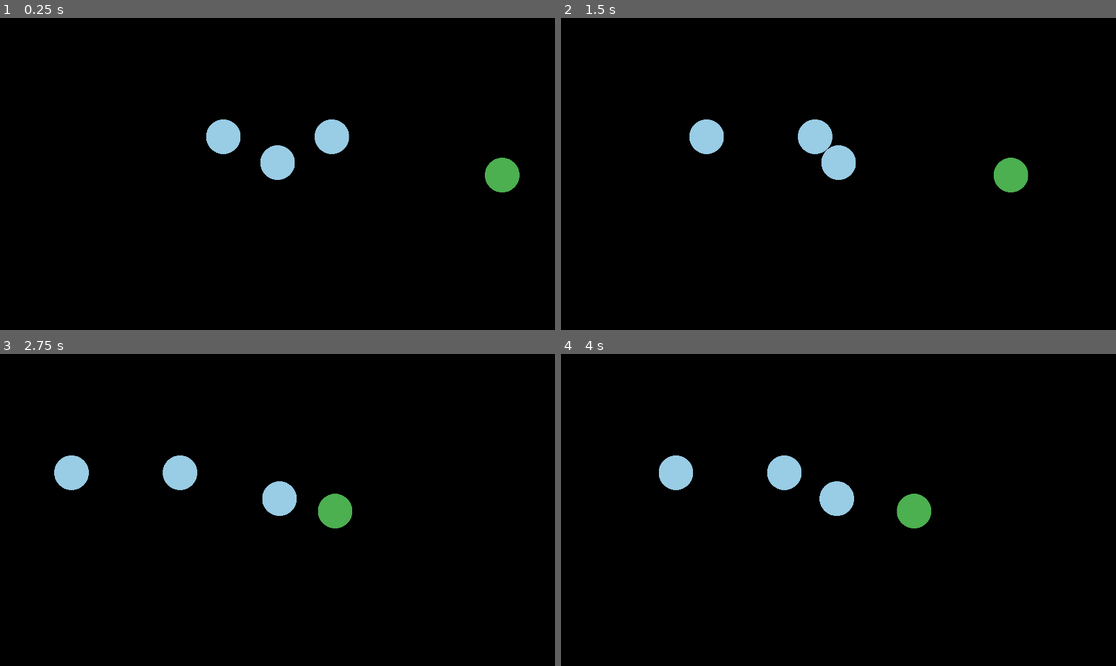
Above: before the commit, frames 1-4 (two rows, left to right).
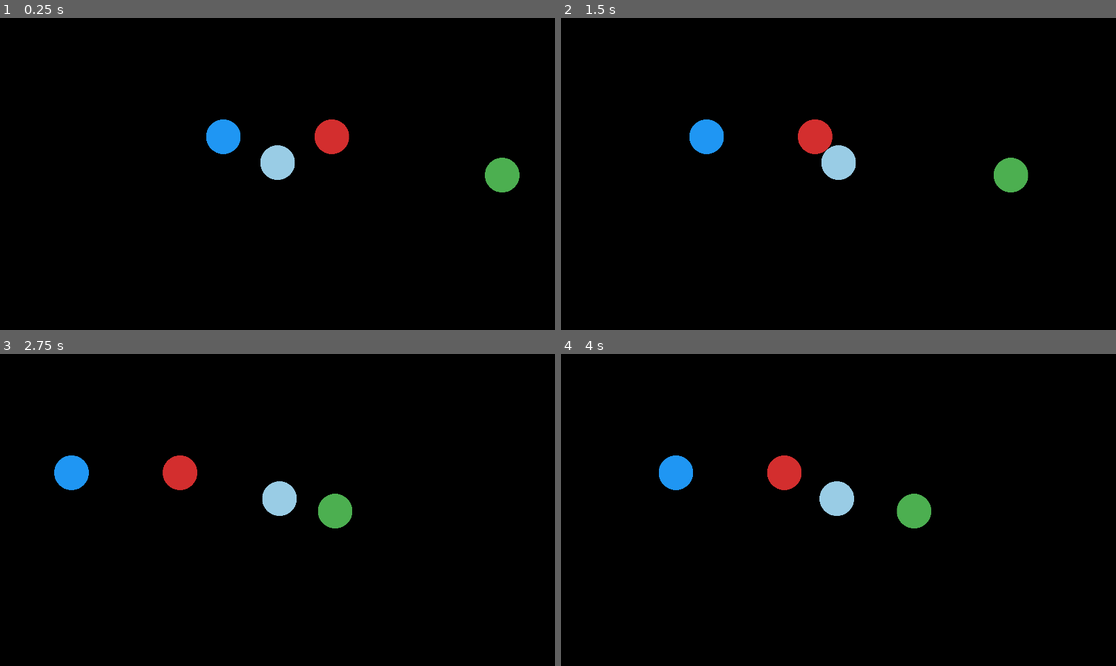
Above: after the commit, the same moments.

Repository: unfrgivn/wilds-of-cloverhollow
Game: Godot game, scene res://game/bootstrap/Main.tscn
The game is run twice, just before and just after one commit, with the same random seed, the same clock (stepped at 60 frames per second) and the same inputs.
Inputs (mouse positions are in pixels of both pictures, inside the frame that each line leads up to):
- Up to frame 1 (0.25 s): no input
- Up to frame 2 (1.5 s): tap Enter at 0.5 s; move the mouse to (960, 158) at 0.52 s; hold D (move_right) 0.53-1.25 s; hold E (interact) 0.53-1.25 s; click (960, 158) at 0.67 s; drag from (727, 189) to (810, 236) at 1.27 s
- Up to frame 3 (2.75 s): move the mouse to (333, 441) at 2.02 s; hold D (move_right) from 2.03 s (still down); hold E (interact) from 2.03 s (still down)
- Up to frame 4 (4 s): release D (move_right) at 2.75 s; release E (interact) at 2.75 s; drag from (810, 572) to (672, 463) at 2.77 s; move the mouse to (1005, 556) at 3.52 s; hold A (move_left) from 3.53 s (still down); hold E (interact) from 3.53 s (still down)

The runs differ from the first frame. In frame 1, 1.1% of the frame differs, in the area x 37-63%, y 32-44%; in frame 2, 1.1%; in frame 3, 1.1%, in the area x 9-36%, y 32-44%; in frame 4, 1.1%.

Commit message:
Milestone 20: character sprite pipeline v1

Diff:
--- /dev/null
+++ b/art/recipes/characters/npc_kid.json
@@ -0,0 +1,8 @@
+{
+  "id": "npc_kid",
+  "type": "character",
+  "category": "character",
+  "parts": [
+    { "type": "sphere", "radius": 0.5, "pos": [0, 0.5, 0], "scale": [0.75, 1.2, 0.75], "color": "water_blue" }
+  ]
+}
--- /dev/null
+++ b/art/recipes/characters/npc_mayor.json
@@ -0,0 +1,8 @@
+{
+  "id": "npc_mayor",
+  "type": "character",
+  "category": "character",
+  "parts": [
+    { "type": "sphere", "radius": 0.5, "pos": [0, 0.5, 0], "scale": [1.05, 1.7, 1.05], "color": "roof_red" }
+  ]
+}
--- a/game/scenes/areas/cloverhollow/Area_Cloverhollow_Town.tscn
+++ b/game/scenes/areas/cloverhollow/Area_Cloverhollow_Town.tscn
@@ -100,12 +100,14 @@
 quest_id = "lantern_note"
 speaker_name = "Mayor"
 intro_text = "Welcome to Cloverhollow!"
+sprite_id = "npc_mayor"
 
 [node name="NPC_Kid" parent="." instance=ExtResource("4_npc")]
 transform = Transform3D(1, 0, 0, 0, 1, 0, 0, 0, 1, -2, 0, -2)
 quest_id = "lantern_note"
 speaker_name = "Kid"
 intro_text = "Have you seen the lantern?"
+sprite_id = "npc_kid"
 
 [node name="TownSign" parent="." instance=ExtResource("5_sign")]
 transform = Transform3D(1, 0, 0, 0, 1, 0, 0, 0, 1, 3, 0, 3)
--- a/game/scripts/interactions/quest_npc_interactable.gd
+++ b/game/scripts/interactions/quest_npc_interactable.gd
@@ -1,10 +1,11 @@
 class_name QuestNPCInteractable
 extends Interactable
 
-const SPRITE_DIR := "res://game/assets/sprites/characters/npc_citizen"
-const SPRITE_ID := "npc_citizen"
+const DEFAULT_SPRITE_DIR := "res://game/assets/sprites/characters"
 const SPRITE_LOADER := preload("res://game/scripts/exploration/sprite_frames_loader.gd")
 
+@export var sprite_id: String = "npc_citizen"
+@export var sprite_dir: String = DEFAULT_SPRITE_DIR
 @export var quest_id: String = ""
 @export var speaker_name: String = "Villager"
 @export_multiline var intro_text: String = "Hey there!"
@@ -31,7 +32,13 @@
 func _load_sprite_frames() -> void:
 	if animated_sprite == null:
 		return
-	var frames = SPRITE_LOADER.build_frames(SPRITE_DIR, SPRITE_ID)
+	if sprite_id.is_empty():
+		return
+	var resolved_dir = sprite_dir
+	if resolved_dir.is_empty():
+		resolved_dir = DEFAULT_SPRITE_DIR
+	var sprite_path = "%s/%s" % [resolved_dir, sprite_id]
+	var frames = SPRITE_LOADER.build_frames(sprite_path, sprite_id)
 	if frames == null:
 		return
 	animated_sprite.sprite_frames = frames
--- /dev/null
+++ b/tests/scenarios/character_sprite_smoke.json
@@ -0,0 +1,15 @@
+{
+  "id": "character_sprite_smoke",
+  "start_scene": "res://game/scenes/areas/cloverhollow/Area_Cloverhollow_Town.tscn",
+  "seed": 2026,
+  "quit_after_frames": 600,
+  "actions": [
+    {"type": "wait_frames", "frames": 10},
+    {"type": "move_to", "x": 2.0, "z": -2.0, "tolerance": 0.4, "timeout_frames": 240},
+    {"type": "wait_frames", "frames": 20},
+    {"type": "capture_checkpoint", "label": "npc_mayor"},
+    {"type": "move_to", "x": -2.0, "z": -2.0, "tolerance": 0.4, "timeout_frames": 240},
+    {"type": "wait_frames", "frames": 20},
+    {"type": "capture_checkpoint", "label": "npc_kid"}
+  ]
+}
Binary file added: game/assets/sprites/characters/npc_kid/npc_kid_battle_idle_L.png
Binary file added: game/assets/sprites/characters/npc_kid/npc_kid_battle_idle_R.png
Binary file added: game/assets/sprites/characters/npc_kid/npc_kid_idle_E.png
Binary file added: game/assets/sprites/characters/npc_kid/npc_kid_idle_N.png
Binary file added: game/assets/sprites/characters/npc_kid/npc_kid_idle_NE.png
Binary file added: game/assets/sprites/characters/npc_kid/npc_kid_idle_NW.png
Binary file added: game/assets/sprites/characters/npc_kid/npc_kid_idle_S.png
Binary file added: game/assets/sprites/characters/npc_kid/npc_kid_idle_SE.png
Binary file added: game/assets/sprites/characters/npc_kid/npc_kid_idle_SW.png
Binary file added: game/assets/sprites/characters/npc_kid/npc_kid_idle_W.png
Binary file added: game/assets/sprites/characters/npc_kid/npc_kid_walk_E.png
Binary file added: game/assets/sprites/characters/npc_kid/npc_kid_walk_N.png
(and 61 more such lines)
